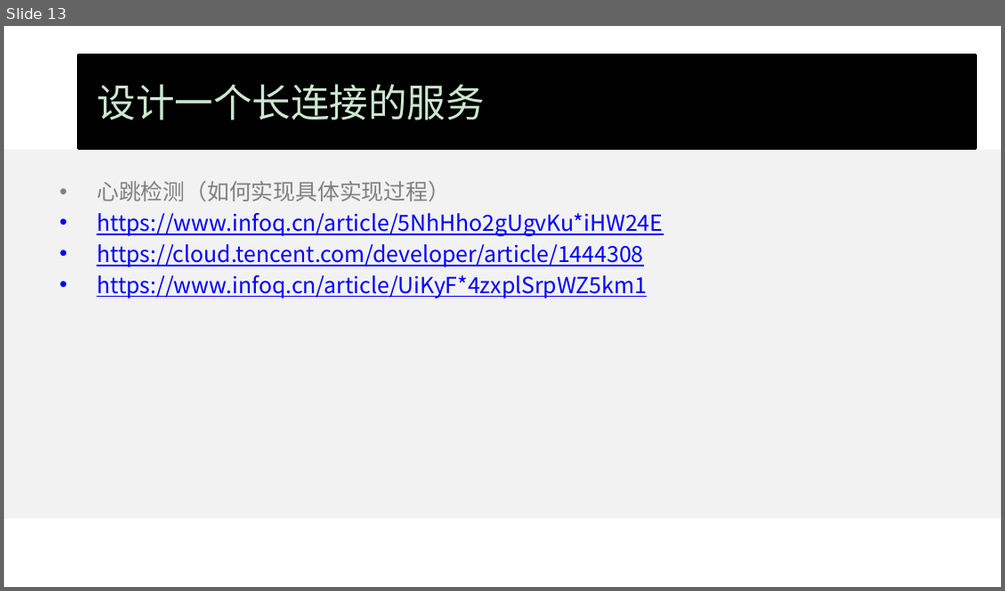
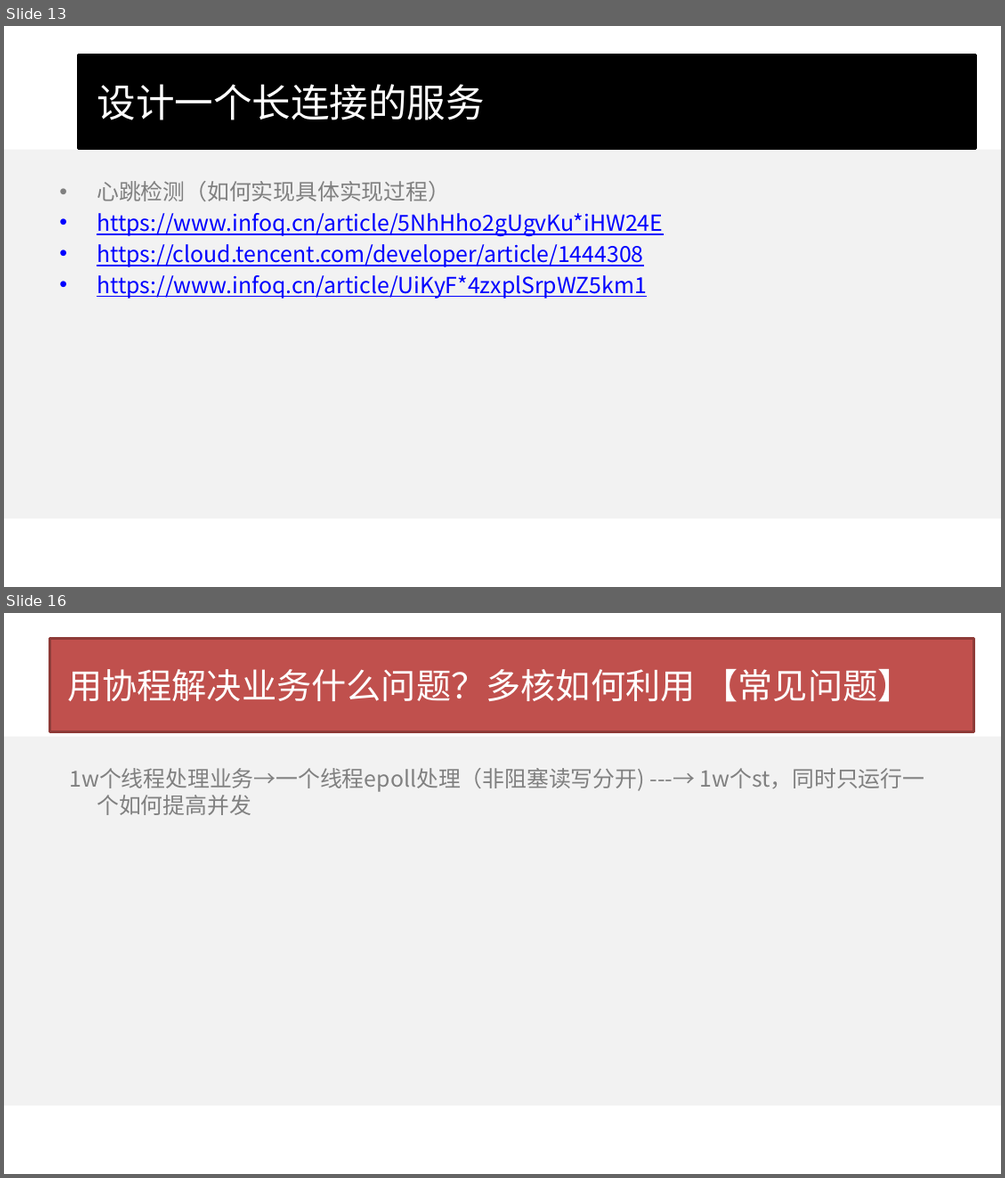
Before and after one commit to wangcy6/weekly, a slide deck: ppt/实战项目.pptx. Shown one above the other, each under a label of ours: slide 13 before the commit, slides 13 and 16 after it; the slides between them are not shown. The pictures are 1005x591 and 1005x1178 pixels, drawn with LibreOffice and Linux fonts; fonts in the diff are those of the drawing; background and template pictures are left out. Boxes give left, top, right and bottom in pixels: in the first picture for what was removed or moved away, otherwise in the second. Text is boxed around its words. In the diff, an @@ line names an element or a change of style, - is before the commit and + after.

```diff
--- a/ppt/实战项目.pptx
+++ b/ppt/实战项目.pptx
@@ slide 16 added at (x1=4, y1=613, x2=1001, y2=1174), background #FFFFFF; not listed: 1 template element that a slide beside it also shows @@
@@ title added at (x1=50, y1=638, x2=974, y2=731), fill #C0504D, outline #8E3B39 2 pt, 25.2 pt, text #FFFFFF @@
+用协程解决业务什么问题？多核如何利用 【常见问题】
@@ text added at (x1=69, y1=768, x2=925, y2=815), 16 pt, text #808080 @@
+1w个线程处理业务→一个线程epoll处理（非阻塞读写分开) ---→ 1w个st，同时只运行一个如何提高并发
@@ slide 13 changed as well @@
@@ background #CCE8CF to #FFFFFF @@
@@ title "设计一个长连接的服务" at (x1=79, y1=54, x2=976, y2=149): text colour #CCE8CF to #FFFFFF @@
```
Also in this commit, not shown: 13 other slides changed, 4 other slides added, 1 slide removed, 5 other files.
